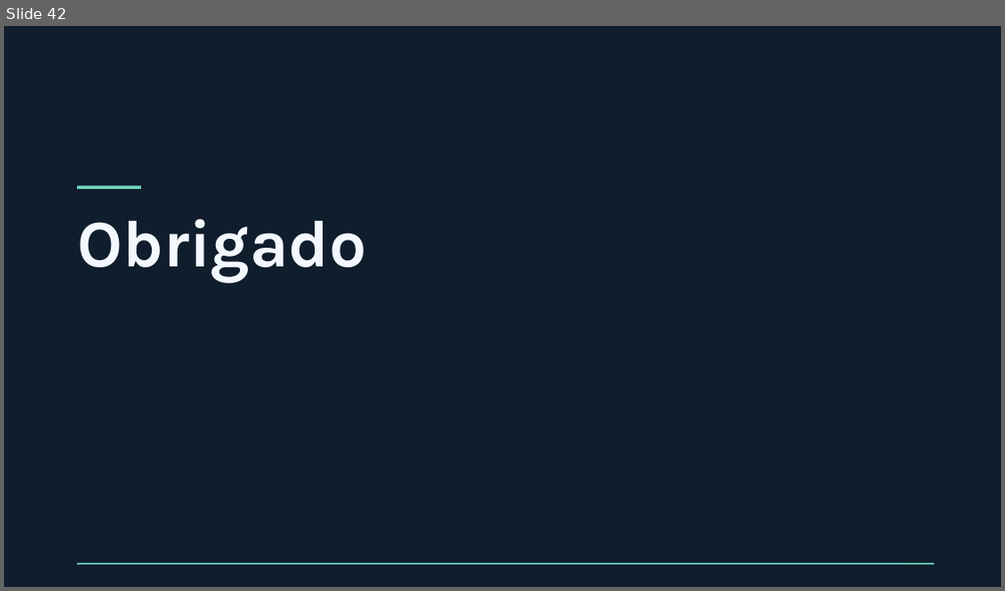
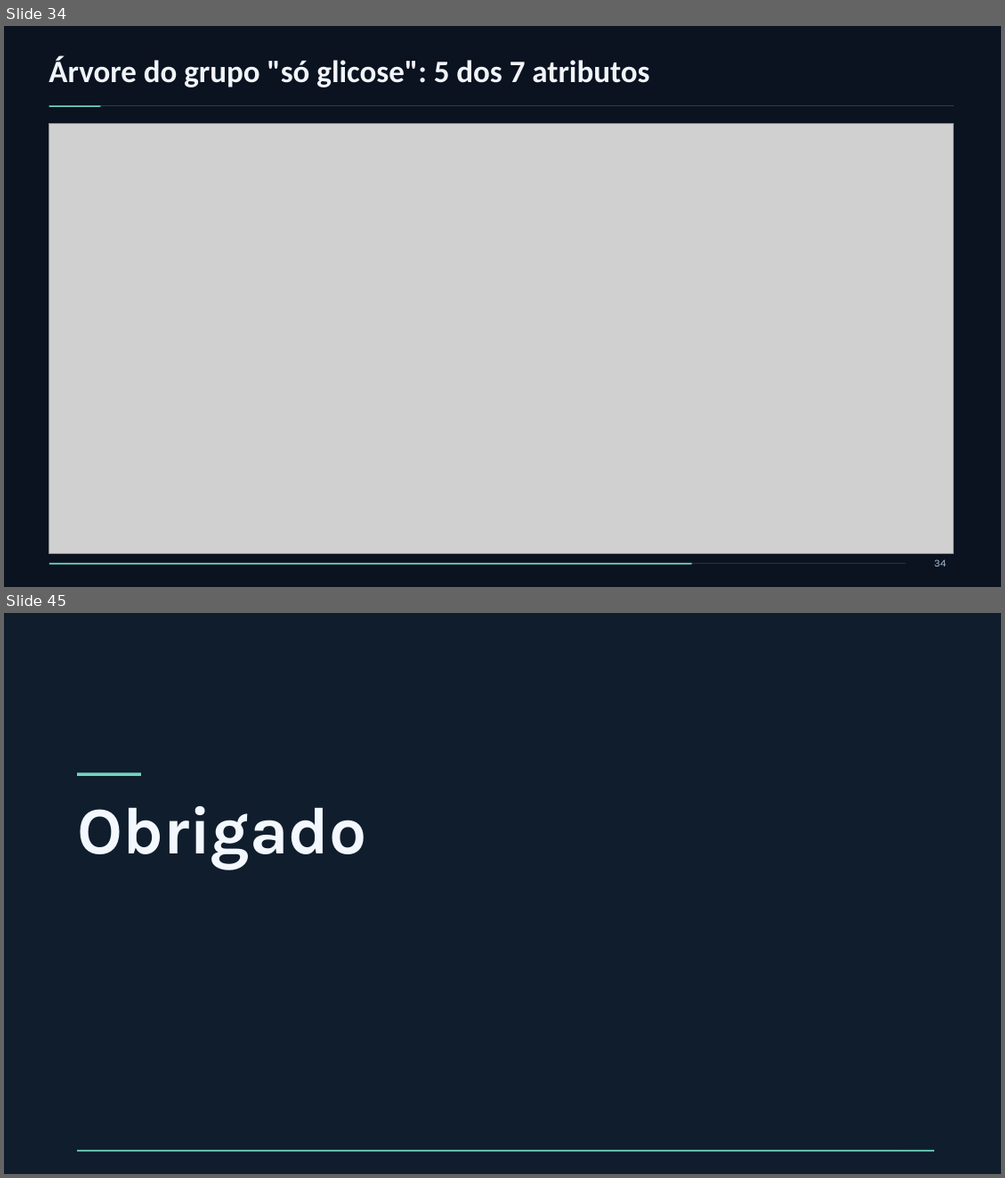
Before and after one commit to gustavoog6/deteccao-diabetes, a slide deck: apresentacao/Trab_MDados.pptx. Shown one above the other, each under a label of ours: slide 42 before the commit, slides 34 and 45 after it; the slides between them are not shown. The pictures are 1005x591 and 1005x1178 pixels, drawn with LibreOffice and Linux fonts; fonts in the diff are those of the drawing; grey boxes stand for pictures. Boxes give left, top, right and bottom in pixels: in the first picture for what was removed or moved away, otherwise in the second. Text is boxed around its words. In the diff, an @@ line names an element or a change of style, - is before the commit and + after.

Commit message:
Árvores de todos os grupos

```diff
--- a/apresentacao/Trab_MDados.pptx
+++ b/apresentacao/Trab_MDados.pptx
@@ slide 34 added at (4,26,1001,587), background #0B1220 @@
@@ title added at (48,57,649,87), 30 pt, text #F1F5F9, bold @@
+Árvore do grupo "só glicose": 5 dos 7 atributos
@@ rectangle added at (48,105,954,106), fill #273B52 @@
@@ rectangle added at (48,105,100,107), fill #70D6BD @@
@@ picture added at (48,123,954,553) @@
@@ page number added at (934,559,946,566), 10 pt, text #A9BFD5 @@
+34
@@ rectangle added at (48,563,906,564), fill #294159 @@
@@ rectangle added at (48,563,692,564), fill #70D6BD @@
@@ what was slide 42 is now slide 45 @@
```
Also in this commit, not shown: 37 slides changed, 2 other slides added, 4 other files.
